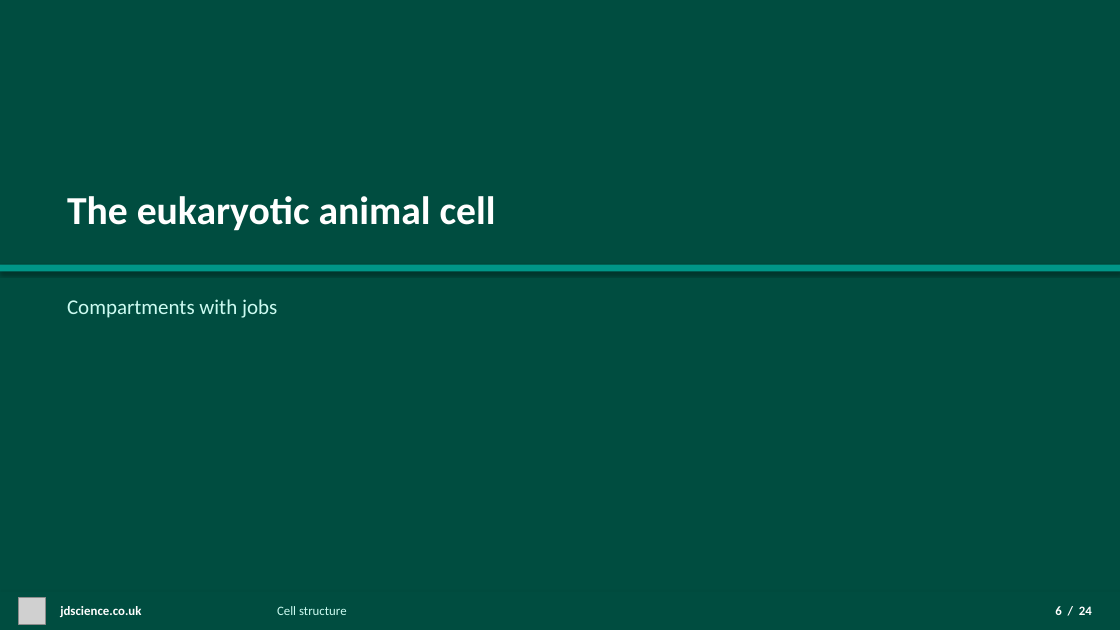
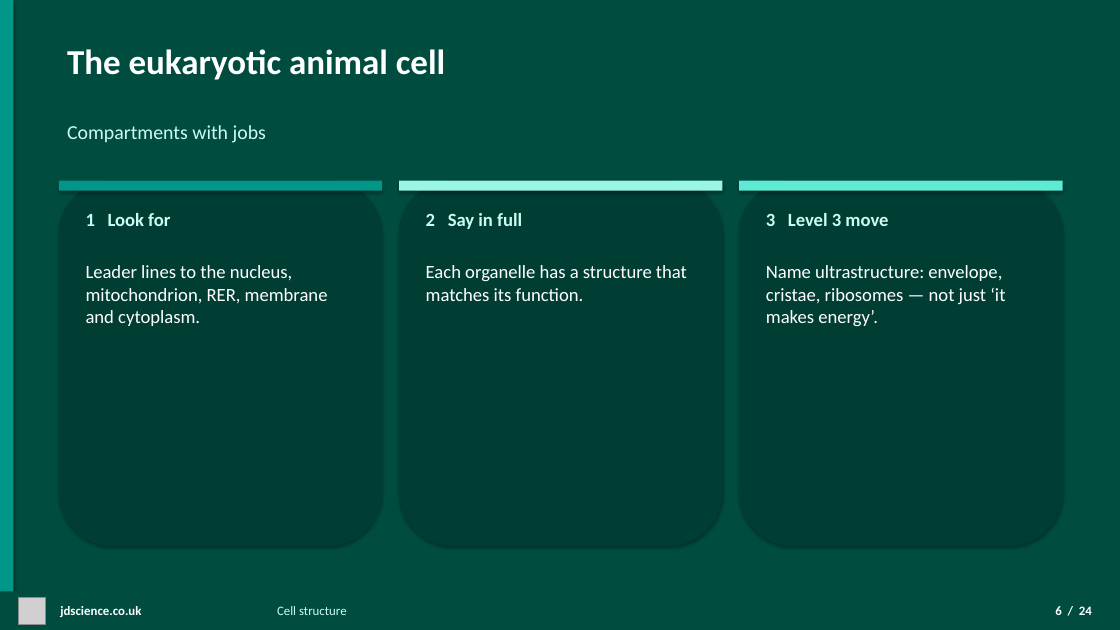
Before and after one commit to moky107/jdscience-website, a slide deck: slide 6 of content/lessons/cell-structure/btec-unit-1-biology-cell-structure.pptx. Drawn at 1120x630 pixels with LibreOffice and Linux fonts; fonts in the diff are those of the drawing; grey boxes stand for pictures. Boxes give left, top, right and bottom in pixels: in the first picture for what was removed or moved away, otherwise in the second. Text is boxed around its words. In the diff, an @@ line names an element or a change of style, - is before the commit and + after.

```diff
--- a/content/lessons/cell-structure/btec-unit-1-biology-cell-structure.pptx
+++ b/content/lessons/cell-structure/btec-unit-1-biology-cell-structure.pptx
@@ rectangle added at box(0, 0, 13, 630), fill #009688 @@
@@ text "The eukaryotic animal cell": place and size @@
-text "The eukaryotic animal cell" at box(67, 196, 496, 231)
+text "The eukaryotic animal cell" at box(67, 49, 445, 80)
@@ text "The eukaryotic animal cell" at box(67, 49, 445, 80): size 34 to 30 pt @@
@@ text "Compartments with jobs": place and size @@
-text "Compartments with jobs" at box(67, 299, 277, 318)
+text "Compartments with jobs" at box(67, 125, 266, 143)
@@ text "Compartments with jobs" at box(67, 125, 266, 143): size 18 to 17 pt @@
@@ rounded rectangle added at box(59, 181, 382, 546), fill #003D33 @@
@@ rectangle added at box(59, 181, 382, 191), fill #009688 @@
@@ rounded rectangle added at box(399, 181, 723, 546), fill #003D33 @@
@@ rectangle added at box(399, 181, 723, 191), fill #99F6E4 @@
@@ rounded rectangle added at box(739, 181, 1063, 546), fill #003D33 @@
@@ rectangle added at box(739, 181, 1063, 191), fill #5EEAD4 @@
@@ text added at box(86, 213, 170, 226), 16 pt, text #CCFBF1, bold @@
+1 Look for
@@ text added at box(426, 213, 522, 229), 16 pt, text #CCFBF1, bold @@
+2 Say in full
@@ text added at box(766, 213, 888, 226), 16 pt, text #CCFBF1, bold @@
+3 Level 3 move
@@ rectangle removed at box(0, 265, 1120, 271) @@
@@ text added at box(86, 265, 328, 326), 16 pt, text #FFFFFF @@
+Leader lines to the nucleus, mitochondrion, RER, membrane and cytoplasm.
@@ text added at box(426, 265, 687, 301), 16 pt, text #FFFFFF @@
+Each organelle has a structure that matches its function.
@@ text added at box(766, 265, 1005, 326), 16 pt, text #FFFFFF @@
+Name ultrastructure: envelope, cristae, ribosomes — not just ‘it makes energy’.
```
Also in this commit, not shown: 2 other slides changed, 42 other files.
